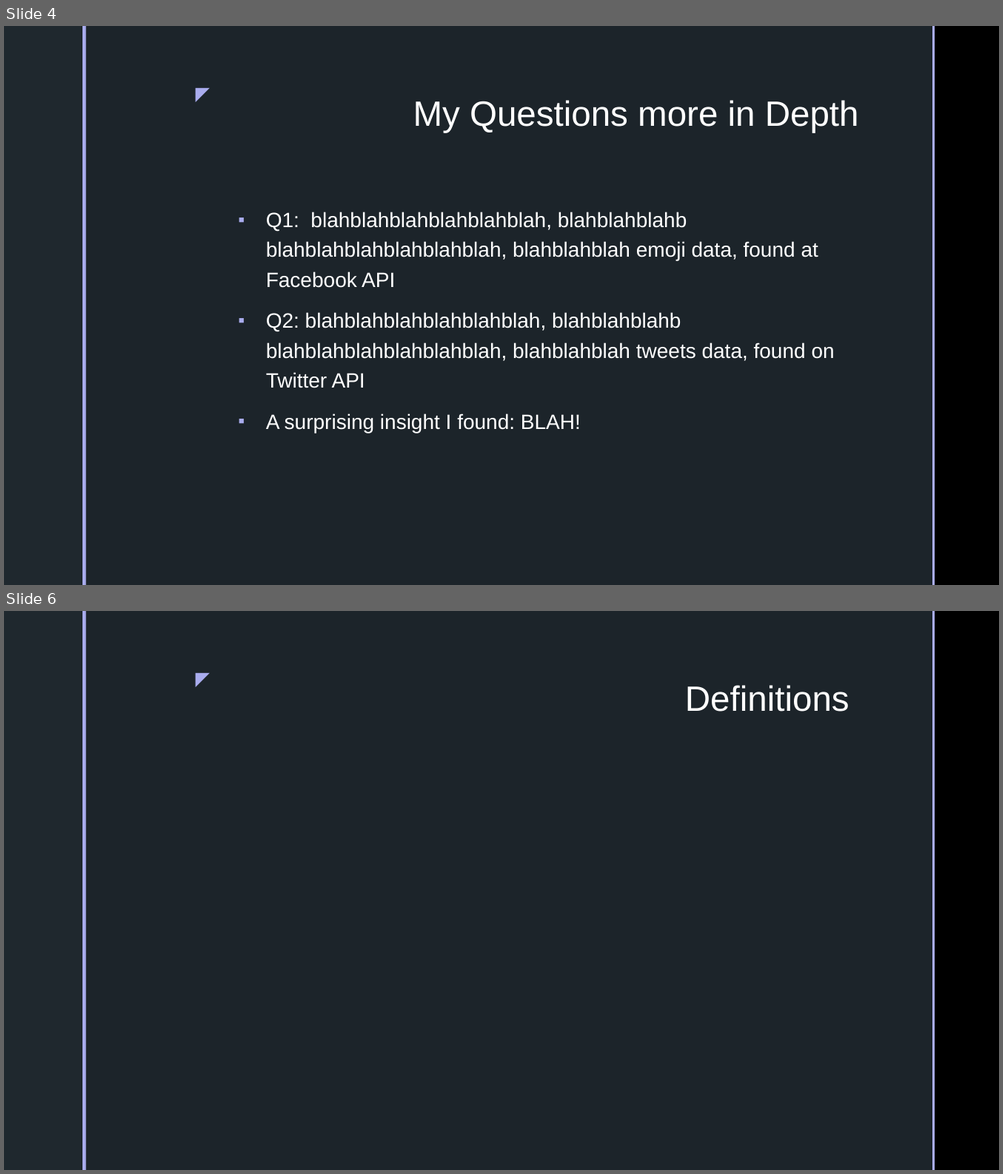
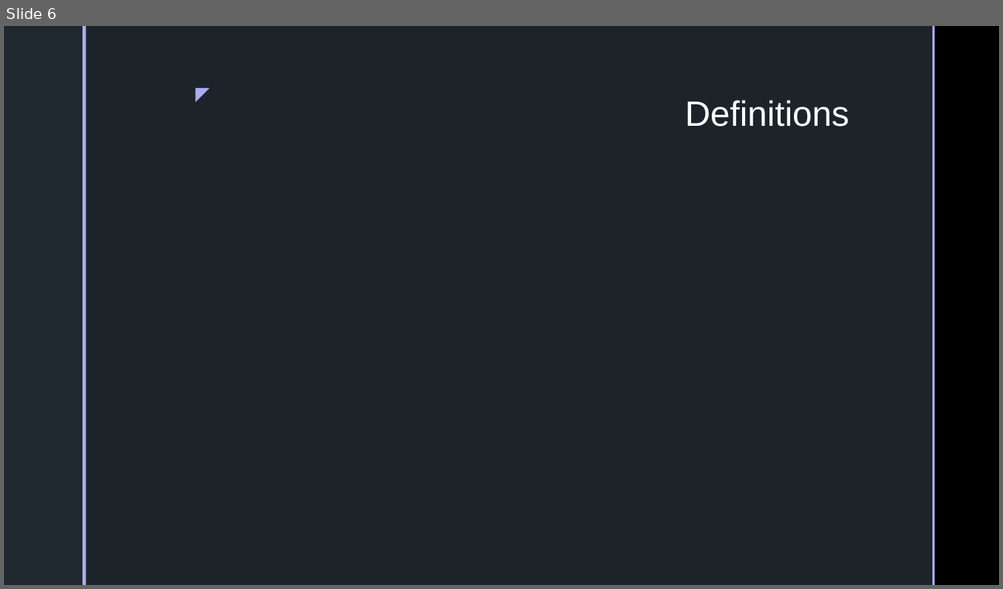
Before and after one commit to inkosi-codes/Covid-19-and-Low-Income-Communities, a slide deck: docs/Presentation/Power-Point.pptx. Shown one above the other, each under a label of ours: slides 4 and 6 before the commit, slide 6 after it; the slides between them are not shown. The pictures are 1003x1174 and 1003x589 pixels, drawn with LibreOffice and Linux fonts; fonts in the diff are those of the drawing; background and template pictures are left out. Boxes give left, top, right and bottom in pixels: in the first picture for what was removed or moved away, otherwise in the second. Text is boxed around its words. In the diff, an @@ line names an element or a change of style, - is before the commit and + after.

```diff
--- a/docs/Presentation/Power-Point.pptx
+++ b/docs/Presentation/Power-Point.pptx
@@ slide 4 removed at box(4, 26, 999, 585), background picture (left out); not listed: 5 template elements that a slide beside it also shows @@
@@ title removed at box(413, 100, 859, 133) @@
-My Questions more in Depth
@@ text removed at box(266, 212, 834, 433) @@
-▪ Q1: blahblahblahblahblahblah, blahblahblahb blahblahblahblahblahblah, blahblahblah emoji data, found at Facebook API
-▪ Q2: blahblahblahblahblahblah, blahblahblahb blahblahblahblahblahblah, blahblahblah tweets data, found on Twitter API
-▪ A surprising insight I found: BLAH!
```
Also in this commit, not shown: 3 slides changed, 3 slides added, 2 other slides removed, 3 other files.
